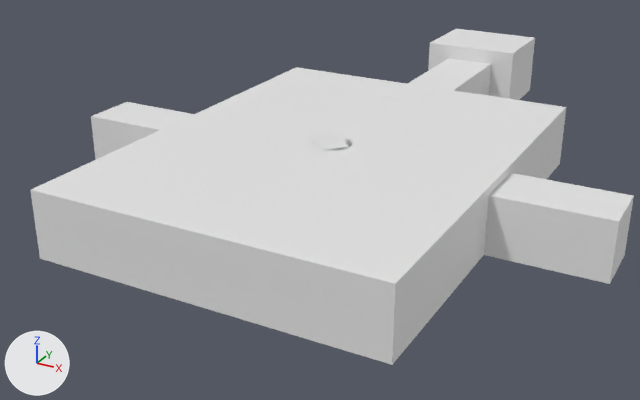
The Blender file Finished/Lab/Laboratory Untext.blend as it was, and as the next commit left it.
Both versions are drawn from a 50 mm camera at (34.8, -65.4, 30.8) aimed at (-4.6, 6.3, -5.0). The lights are fixed; the arrows at lower left show +X, +Y and +Z.

Before the edit, the objects in view are built like this:
```python
me_cube_001 = bpy.data.meshes.new('Cube.001')
me_cube_001.from_pydata(...)  # 2291 vertices, 1943 faces; spans x -25.5..25.5, y -20.6..44.3, z -2.1..4.7
ob_lab = bpy.data.objects.new('Lab', me_cube_001)
ob_lab.location = (0.0, 0.0, 0.0)
```
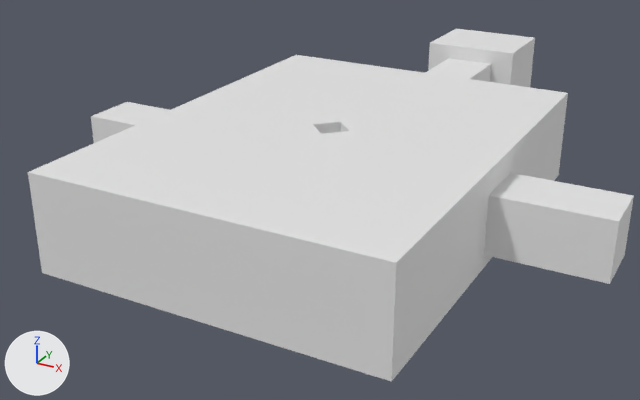
What differs and where, as boxes (x1, y1, x2, y2) in the pictures (640 x 400 px):
'Lab.001', added
    after: (28, 55, 568, 382)
part 1 of me_cube_001, deleted
    before: (31, 67, 566, 284)

Diff of the bpy script that builds the scene:
```diff
--- a/Finished/Lab/Laboratory Untext.blend.py
+++ b/Finished/Lab/Laboratory Untext.blend.py
@@ me_cube_001 @@
 # used by ob_lab; location = (0.0, 0.0, 0.0)
-me_cube_001.from_pydata(...)  # 2291 vertices, 1943 faces; spans x -25.5..25.5, y -20.6..44.3, z -2.1..4.7
+me_cube_001.from_pydata(...)  # 2291 vertices, 1931 faces; spans x -25.5..25.5, y -20.6..44.3, z -2.1..4.7
+# me_cube_001 part 1
+# 12 faces are deleted
@@ me_cube_000 @@
+me_cube_000.from_pydata(...)  # 52 vertices, 34 faces; spans x -15.5..15.5, y -20.6..20.4, z -3.4..5.4
@@ ob_lab_001 @@
+ob_lab_001 = bpy.data.objects.new('Lab.001', me_cube_000)
+ob_lab_001.location = (0.0, 0.0, 0.0)
```
